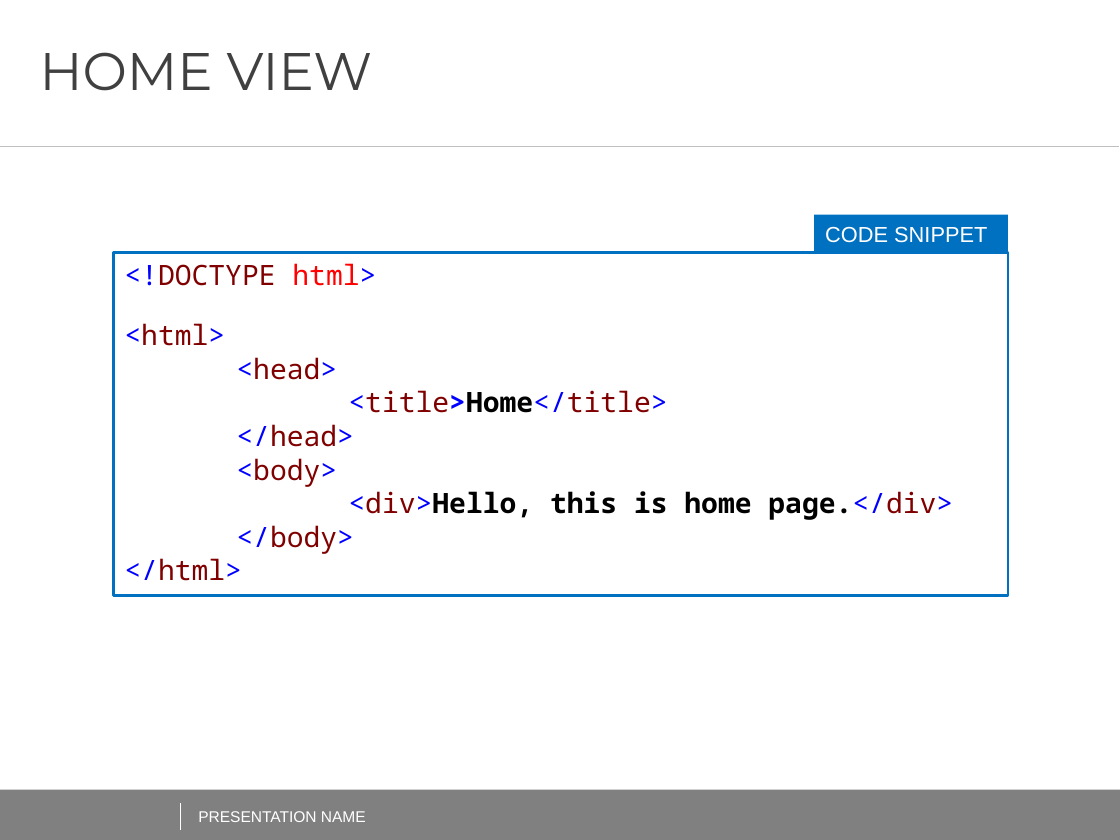
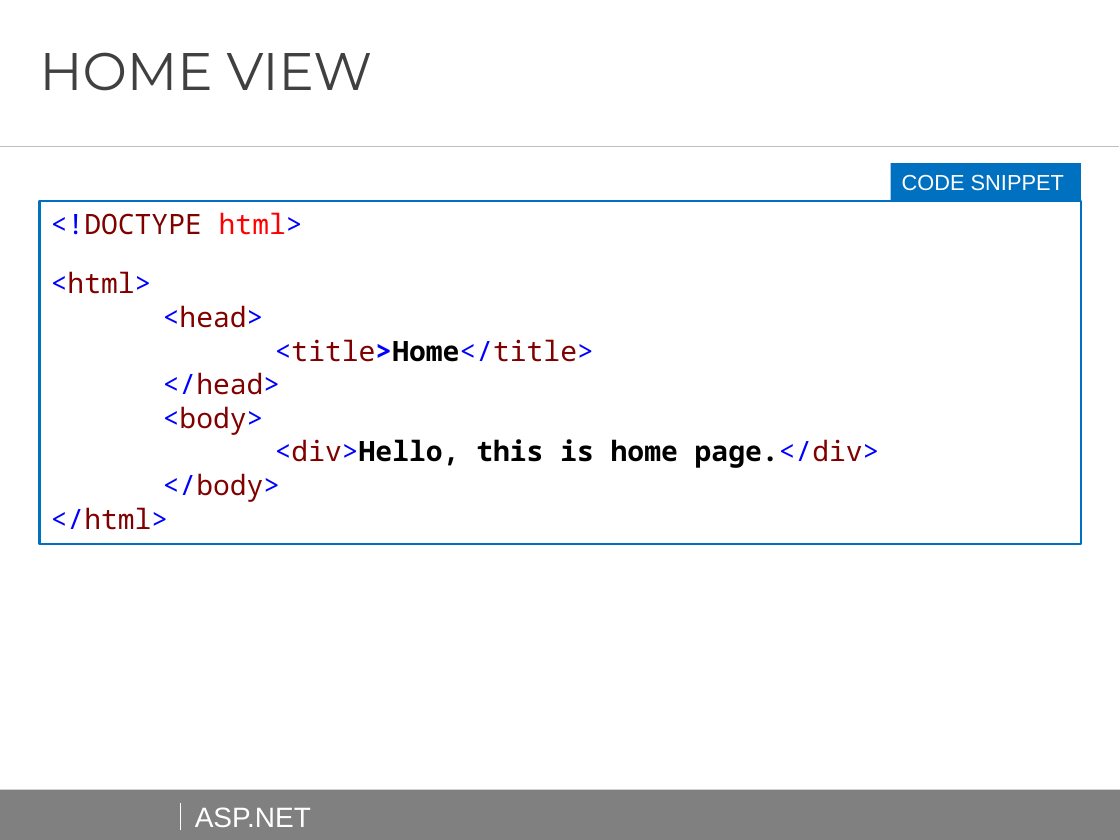
Before and after one commit to AndreiShenets/ASP.NET-Lectures, a slide deck: slide 29 of docs/ASP.NET - iTechArt 2018.pptx. Drawn at 1120x840 pixels with LibreOffice and Linux fonts; fonts in the diff are those of the drawing; background and template pictures are left out. Boxes give left, top, right and bottom in pixels: in the first picture for what was removed or moved away, otherwise in the second. Text is boxed around its words. In the diff, an @@ line names an element or a change of style, - is before the commit and + after.

```diff
--- a/docs/ASP.NET - iTechArt 2018.pptx
+++ b/docs/ASP.NET - iTechArt 2018.pptx
@@ rectangle "CODE SNIPPET": place and size @@
-rectangle "CODE SNIPPET" at [814, 215, 1008, 253]
+rectangle "CODE SNIPPET" at [890, 164, 1081, 202]
@@ rectangle "<!DOCTYPE html>": place and size @@
-rectangle "<!DOCTYPE html>" at [113, 252, 1008, 595]
+rectangle "<!DOCTYPE html>" at [39, 200, 1081, 543]
@@ text added at [195, 807, 311, 827], 18 pt, text #FFFFFF @@
+ASP.NET
@@ text removed at [198, 811, 366, 822] @@
-PRESENTATION NAME
```
Also in this commit, not shown: 80 other slides changed, 2 other files.
